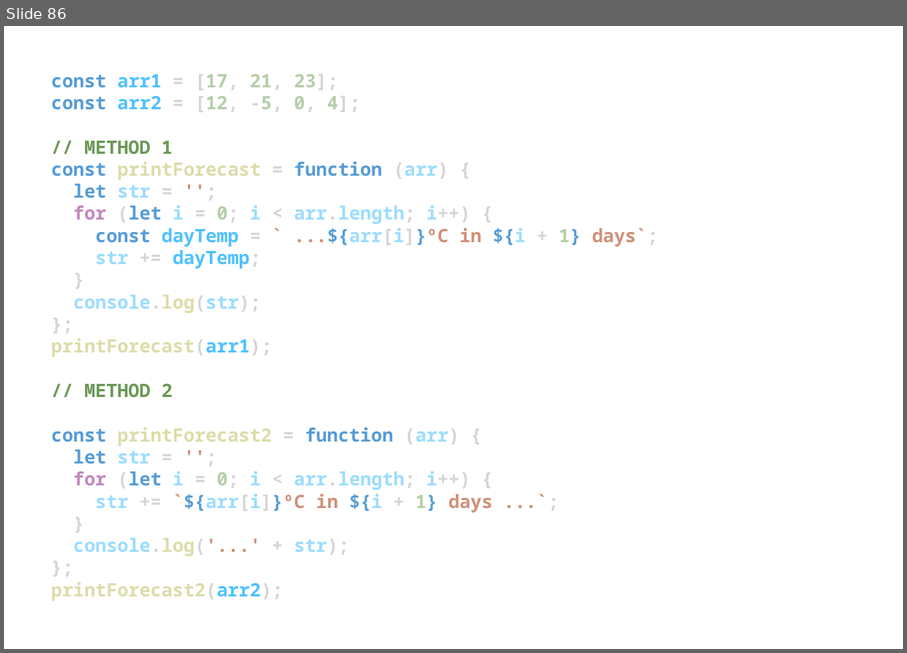
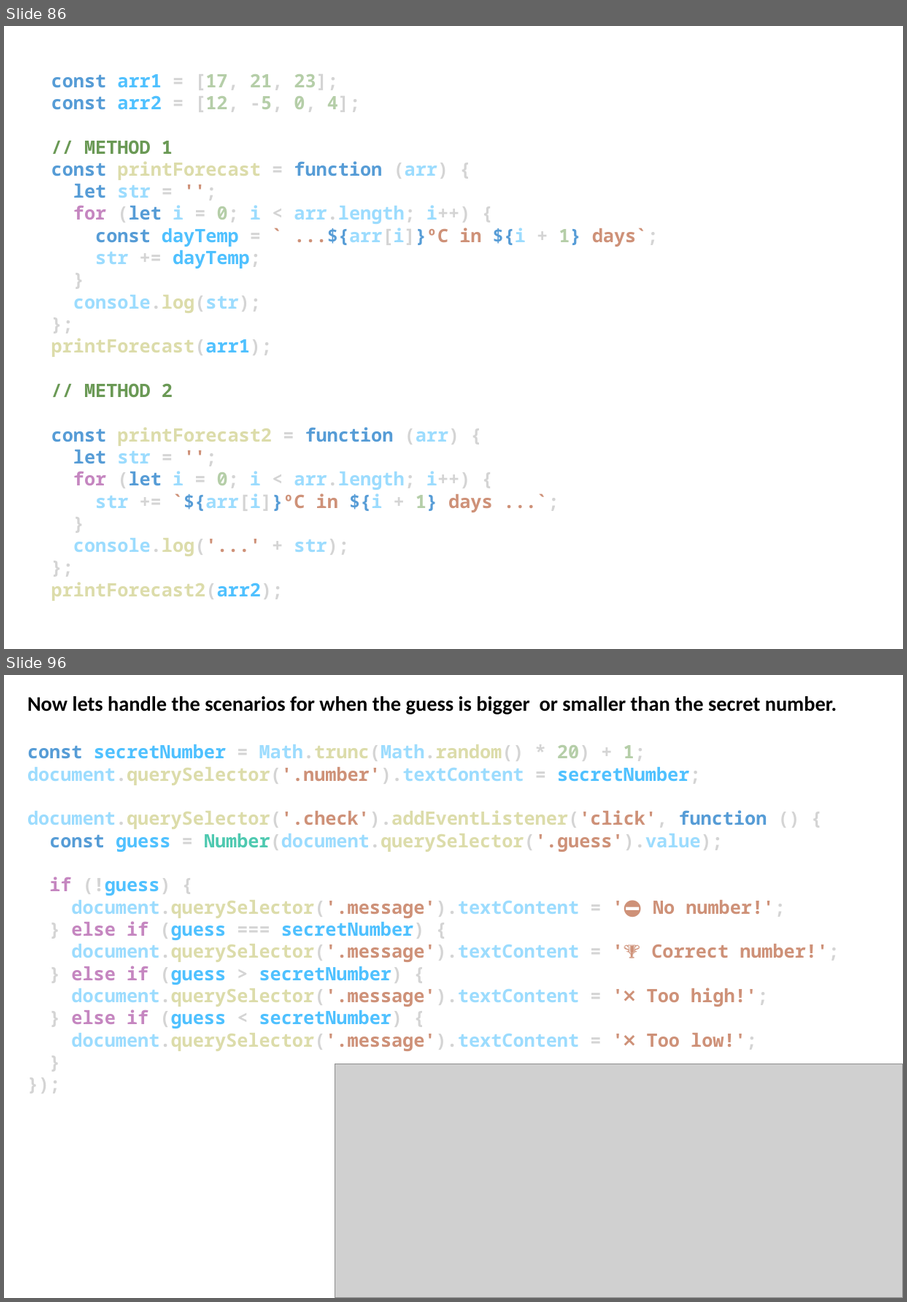
Before and after one commit to EL-EL-BCN/Complete-Javascript-Course, a slide deck: complete-javascript-course.pptx. Shown one above the other, each under a label of ours: slide 86 before the commit, slides 86 and 96 after it; the slides between them are not shown. The pictures are 907x653 and 907x1302 pixels, drawn with LibreOffice and Linux fonts; fonts in the diff are those of the drawing; grey boxes stand for pictures. Boxes give left, top, right and bottom in pixels: in the first picture for what was removed or moved away, otherwise in the second. Text is boxed around its words. In the diff, an @@ line names an element or a change of style, - is before the commit and + after.

Commit message:
guess the number game complete

```diff
--- a/complete-javascript-course.pptx
+++ b/complete-javascript-course.pptx
@@ slide 96 added at (4, 675, 903, 1298), background #FFFFFF @@
@@ text added at (27, 696, 837, 1051), 16 pt, text #9CDCFE, bold @@
+Now lets handle the scenarios for when the guess is bigger or smaller than the secret number.
+const secretNumber = Math.trunc(Math.random() * 20) + 1;
+document.querySelector('.number').textContent = secretNumber;
+document.querySelector('.check').addEventListener('click', function () {
+const guess = Number(document.querySelector('.guess').value);
+if (!guess) {
+document.querySelector('.message').textContent = '⛔ No number!';
+} else if (guess === secretNumber) {
+document.querySelector('.message').textContent = '🏆 Correct number!';
+} else if (guess > secretNumber) {
+document.querySelector('.message').textContent = '❌ Too high!';
+} else if (guess < secretNumber) {
+document.querySelector('.message').textContent = '❌ Too low!';
+}
+});
@@ picture added at (335, 1063, 903, 1298) @@
```
Also in this commit, not shown: 2 slides changed, 26 other slides added, 9 other files.
